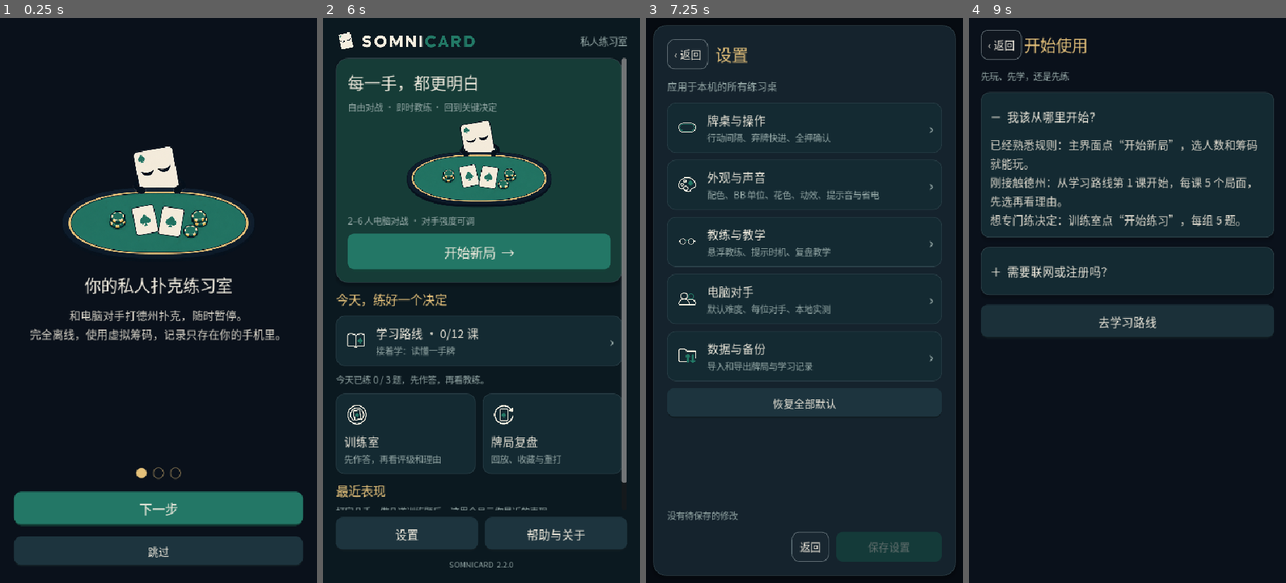
Above: before the commit, frames 1-4 (left to right).
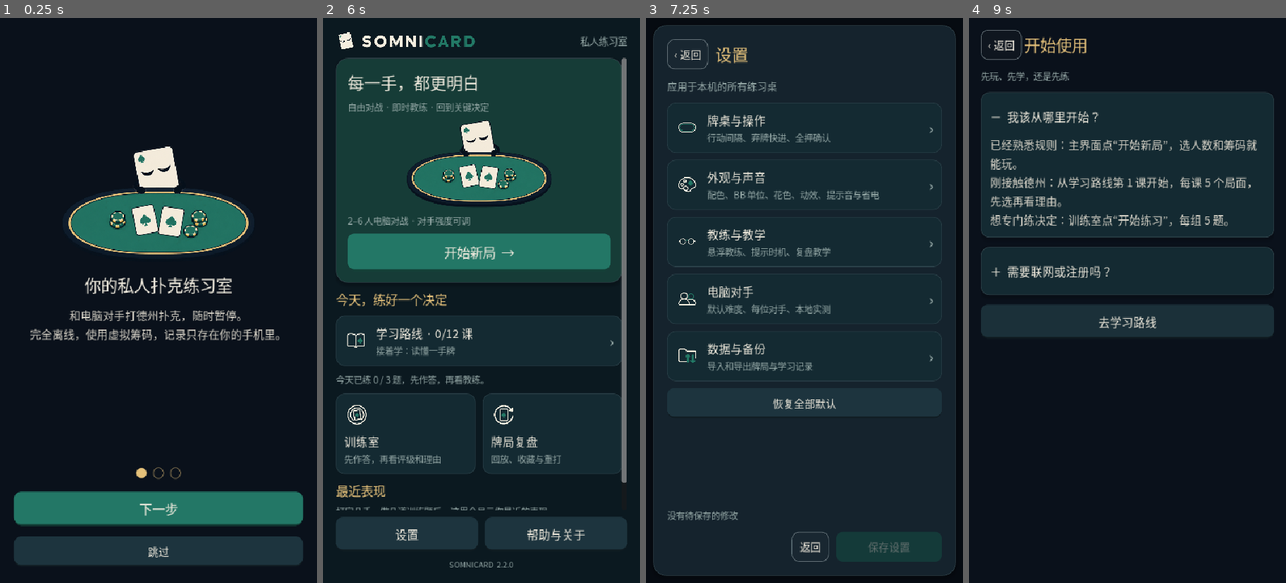
Above: after the commit, the same moments.

Repository: mcxddd/Somnicard
Game: Godot game, scene res://scenes/main.tscn
Same seed, same stepped clock (60 frames per second), same inputs: the game is played once before the commit and once after it.
Inputs:
- Up to frame 1 (0.25 s): no input
- Up to frame 2 (6 s): click "开始新局 →" at 0.5 s; click "开始新局 →" at 1.25 s; click "训练室 先作答，再看评级和理由" at 2 s; click "训练室 先作答，再看评级和理由" at 2.75 s; click "训练室 先作答，再看评级和理由" at 3.5 s; click "暂停" at 4.25 s; click "更多" at 5 s; click "弃牌" at 5.75 s
- Up to frame 3 (7.25 s): click "过牌" at 6.5 s
- Up to frame 4 (9 s): click "下一手" at 7.25 s; click "复盘本手" at 8 s; click "开始使用 先玩、先学，还是先练" at 8.75 s

The runs differ from the first frame. In frame 1, 0.2% of the frame differs, in the area x 9-75%, y 45-89%; in frame 2, 1.0%; in frame 3, 0.5%; in frame 4, 1.4%, in the area x 6-91%, y 3-55%.

Commit message:
Revert "Run the interface under the zh_CN locale so CJK punctuation shapes with a CJK font"
This reverts commit e117458d10735538b38029b2729991542d620831.

Diff:
--- a/scripts/main.gd
+++ b/scripts/main.gd
@@ -82,9 +82,6 @@
 	prefs.show_sidebar = not mobile_layout
 	_load_preferences()
 	_update_scale()
-	# The interface is Chinese on every device: shaping and system font fallback
-	# follow the locale, so CJK punctuation after Latin text ("BB。") finds a CJK font.
-	TranslationServer.set_locale("zh_CN")
 	_build_ui()
 	modals.setup(self)
 	layout_ready = true
